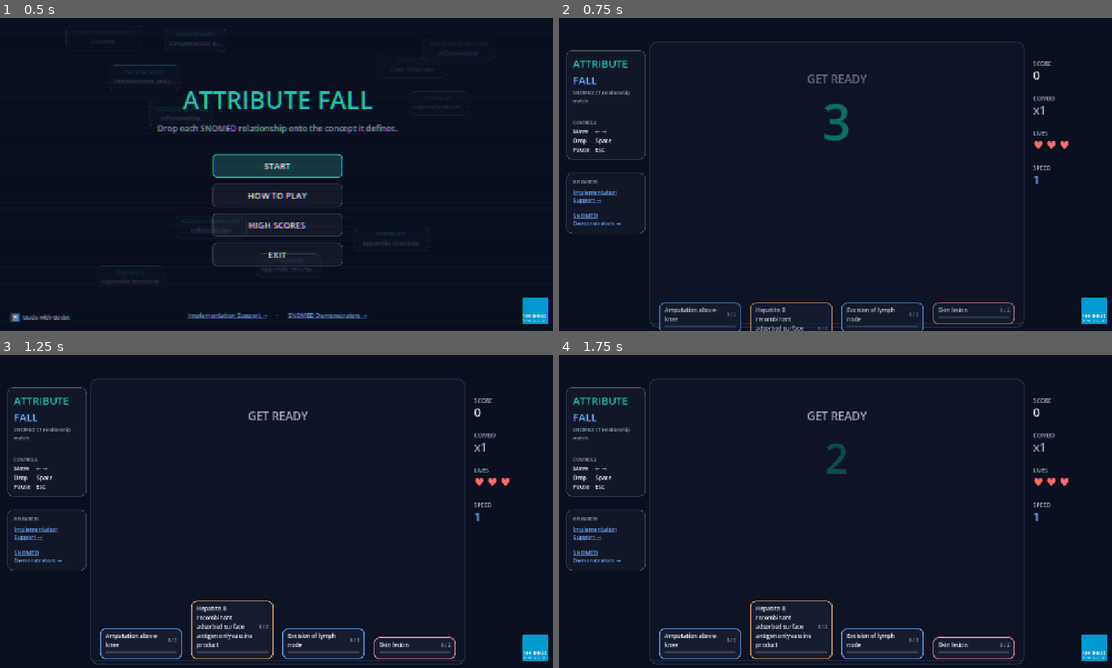
Above: before the commit, frames 1-4 (two rows, left to right).
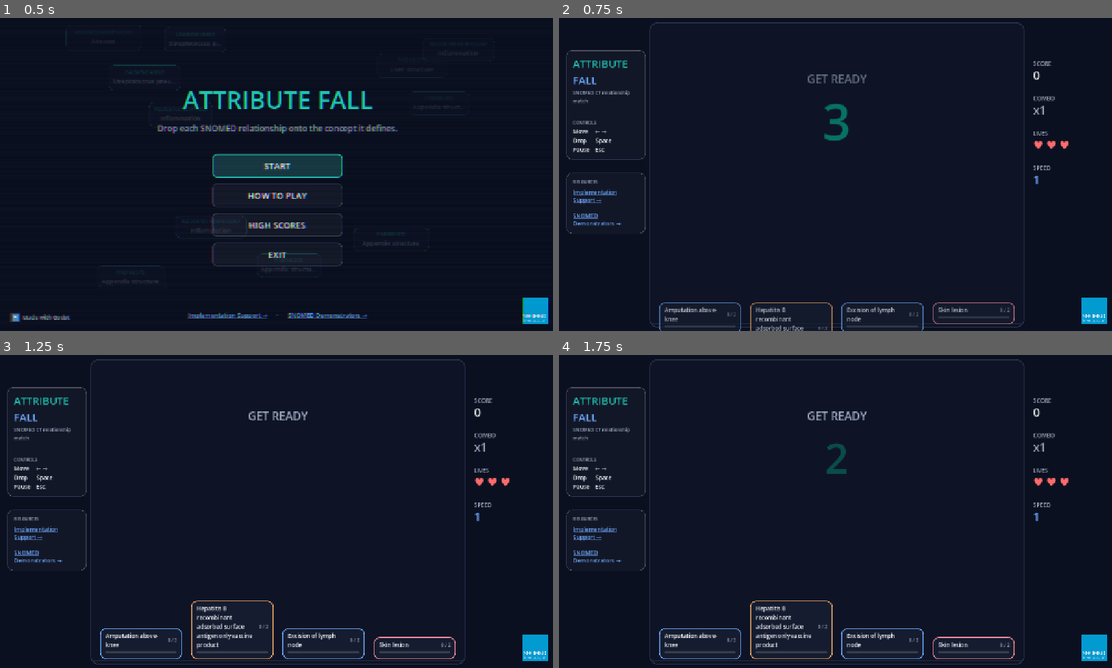
Above: after the commit, the same moments.

Repository: alopezo/attribute-fall
Game: Godot game, scene res://scenes/main.tscn
Two runs of this game, one before a commit and one after it. Both use one fixed random seed, a clock stepped at 60 frames per second and the inputs below. The engine's default icon, where the game draws it, is replaced by a stand-in: a white triangle on a blue panel in a dark square.
Inputs (mouse positions are in pixels of both pictures, inside the frame that each line leads up to):
- Up to frame 1 (0.5 s): no input
- Up to frame 2 (0.75 s): click "START" at 0.5 s
- Up to frame 3 (1.25 s): no input
- Up to frame 4 (1.75 s): move the mouse to (702, 642) at 1.27 s; hold Right (af_right) from 1.28 s (still down); hold Space (af_hard) from 1.28 s (still down); click (702, 642) at 1.42 s

Frame 1 is identical in both runs. In frame 2, 0.5% of the frame differs, in the area x 16-85%, y 1-10%; in frame 3, 0.5%; in frame 4, 0.5%.

Commit message:
feat/ux: shuffle-bag piece order, balanced margins, web-aware EXIT
- Piece selection uses a shuffle bag over distinct unresolved pairs, so pieces
  spread across concepts instead of clustering (still avoids forcing the
  just-shown concept).
- Balance the play well's top/bottom margins.
- Hide the EXIT button on the web build (OS.has_feature("web")); drop Specimen
  from the hierarchy color legend.

Co-Authored-By: Claude Opus 4.8 <noreply@anthropic.com>

Diff:
--- a/scripts/main.gd
+++ b/scripts/main.gd
@@ -23,7 +23,7 @@
 const SCREEN := Vector2(1280, 720)
 const CARD_W := 190.0                            # keep in sync with ConceptCard.CARD_W
 const LANE_PITCH := 210.0                        # horizontal distance between lane centers
-const PLAY_TOP := 60.0
+const PLAY_TOP := 16.0
 const BASE_Y := 700.0                            # bottom edge where cards rest
 const WELL_LEFT := 208.0
 const WELL_RIGHT := 1072.0
@@ -58,7 +58,7 @@
 var current_fall_speed := FALL_SPEED_START
 
 var last_pair_key := ""
-var last_pair_count := 0
+var _bag: Array = []                # shuffle bag of pair keys
 var _skip_lane_next_spawn := -1     # lane just refilled; its concept is skipped for one spawn
 
 # ----- nodes -----
@@ -547,8 +547,10 @@
 	var start_btn := _make_button("START", start_round, true)
 	var howto_btn := _make_button("HOW TO PLAY", _show_howto, false)
 	var hs_btn := _make_button("HIGH SCORES", _show_highscores, false)
-	var exit_btn := _make_button("EXIT", _exit_game, false)
-	for btn in [start_btn, howto_btn, hs_btn, exit_btn]:
+	var menu_btns := [start_btn, howto_btn, hs_btn]
+	if not OS.has_feature("web"):   # EXIT is meaningless in a browser
+		menu_btns.append(_make_button("EXIT", _exit_game, false))
+	for btn in menu_btns:
 		var row := CenterContainer.new()
 		row.add_child(btn)
 		s.vb.add_child(row)
@@ -665,8 +667,10 @@
 	var pause_resume := _make_button("RESUME", _toggle_pause)
 	var pause_review := _make_button("CONCEPTS PLAYED", _show_review, false)
 	var pause_menu := _make_button("MAIN MENU", _show_menu, false)
-	var pause_exit := _make_button("EXIT", _exit_game, false)
-	for btn in [pause_resume, pause_review, pause_menu, pause_exit]:
+	var pause_btns := [pause_resume, pause_review, pause_menu]
+	if not OS.has_feature("web"):
+		pause_btns.append(_make_button("EXIT", _exit_game, false))
+	for btn in pause_btns:
 		var row := CenterContainer.new()
 		row.add_child(btn)
 		p.vb.add_child(row)
@@ -876,7 +880,6 @@
 	var cats := [
 		["finding", "Clinical finding"],
 		["procedure", "Procedure"],
-		["specimen", "Specimen"],
 		["product", "Product"],
 		["situation", "Situation"],
 		["substance", "Substance"],
@@ -1038,7 +1041,7 @@
 	concepts_completed = 0
 	current_fall_speed = FALL_SPEED_START
 	last_pair_key = ""
-	last_pair_count = 0
+	_bag.clear()
 	_skip_lane_next_spawn = -1
 	input_locked = false
 
@@ -1165,53 +1168,70 @@
 		elif _default_focus.has(gameover_panel):
 			(_default_focus[gameover_panel] as Button).grab_focus()
 
-# ----- piece spawning -----
-func _unresolved_pool(exclude_lane: int = -1) -> Array:
-	var pool: Array = []
+# ----- piece spawning (shuffle-bag over distinct unresolved pairs) -----
+# Every distinct unresolved pair is drawn once before any repeats, so pieces
+# spread across concepts instead of clustering on one.
+func _pool_map() -> Dictionary:
+	# key "attr|value" -> {attribute, value, lanes: Array[int]}
+	var m := {}
 	for i in active_concepts.size():
-		if i == exclude_lane:
-			continue
 		var c = active_concepts[i]
 		if c == null:
 			continue
 		for r in c.relationships:
-			if not r.completed:
-				pool.append({"attribute": r.attribute, "value": r.value})
-	return pool
-
-func _pair_key(p: Dictionary) -> String:
-	return "%s|%s" % [p.attribute, p.value]
-
-# Pick a pair, avoiding the same exact pair >2 times in a row when alternatives exist.
-func _pick_pair(pool: Array) -> Dictionary:
-	var distinct := {}
-	for p in pool:
-		distinct[_pair_key(p)] = true
-	var choice: Dictionary = pool[randi() % pool.size()]
-	if distinct.size() > 1 and _pair_key(choice) == last_pair_key and last_pair_count >= 2:
-		var attempts := 0
-		while _pair_key(choice) == last_pair_key and attempts < 16:
-			choice = pool[randi() % pool.size()]
-			attempts += 1
-	if _pair_key(choice) == last_pair_key:
-		last_pair_count += 1
-	else:
-		last_pair_key = _pair_key(choice)
-		last_pair_count = 1
-	return choice
+			if r.completed:
+				continue
+			var k := "%s|%s" % [r.attribute, r.value]
+			if not m.has(k):
+				m[k] = {"attribute": r.attribute, "value": r.value, "lanes": []}
+			m[k]["lanes"].append(i)
+	return m
+
+func _refill_bag(keys: Array) -> void:
+	_bag = keys.duplicate()
+	_bag.shuffle()
+	# avoid repeating the just-played pair across the bag boundary
+	if _bag.size() > 1 and _bag[_bag.size() - 1] == last_pair_key:
+		var tmp = _bag[0]
+		_bag[0] = _bag[_bag.size() - 1]
+		_bag[_bag.size() - 1] = tmp
 
 func spawn_next_piece() -> void:
-	# Skip the just-refilled lane's concept for one spawn, so the player has
-	# time to read the new concept before a piece for it appears.
-	var pool := _unresolved_pool(_skip_lane_next_spawn)
-	_skip_lane_next_spawn = -1
-	if pool.is_empty():
-		pool = _unresolved_pool()
+	var pool := _pool_map()
 	if pool.is_empty():
 		return   # infinite mode keeps lanes full; this should not happen
-	var pair := _pick_pair(pool)
+	var skip := _skip_lane_next_spawn   # don't force the just-shown concept
+	_skip_lane_next_spawn = -1
+
+	var chosen := ""
+	var deferred: Array = []
+	var guard := 0
+	while guard < 128:
+		guard += 1
+		if _bag.is_empty():
+			_refill_bag(pool.keys())
+			if _bag.is_empty():
+				break
+		var k = _bag.pop_back()
+		if not pool.has(k):
+			continue   # stale: completed, or its concept was replaced
+		var lanes: Array = pool[k]["lanes"]
+		if skip >= 0 and lanes.size() == 1 and lanes[0] == skip:
+			deferred.append(k)
+			continue
+		chosen = k
+		break
+	# keep deferred pairs in the cycle for later spawns
+	for d in deferred:
+		if not _bag.has(d):
+			_bag.append(d)
+	if chosen == "":
+		chosen = pool.keys()[randi() % pool.size()]   # fallback
+
+	last_pair_key = chosen
+	var pair = pool[chosen]
 	var piece := RelationshipPiece.new()
-	piece.setup(pair.attribute, pair.value)
+	piece.setup(pair["attribute"], pair["value"])
 	piece.lane_index = 1
 	piece_layer.add_child(piece)
 	piece.position = Vector2(_lane_center_x(1) - PIECE_W / 2.0, PIECE_START_Y)
